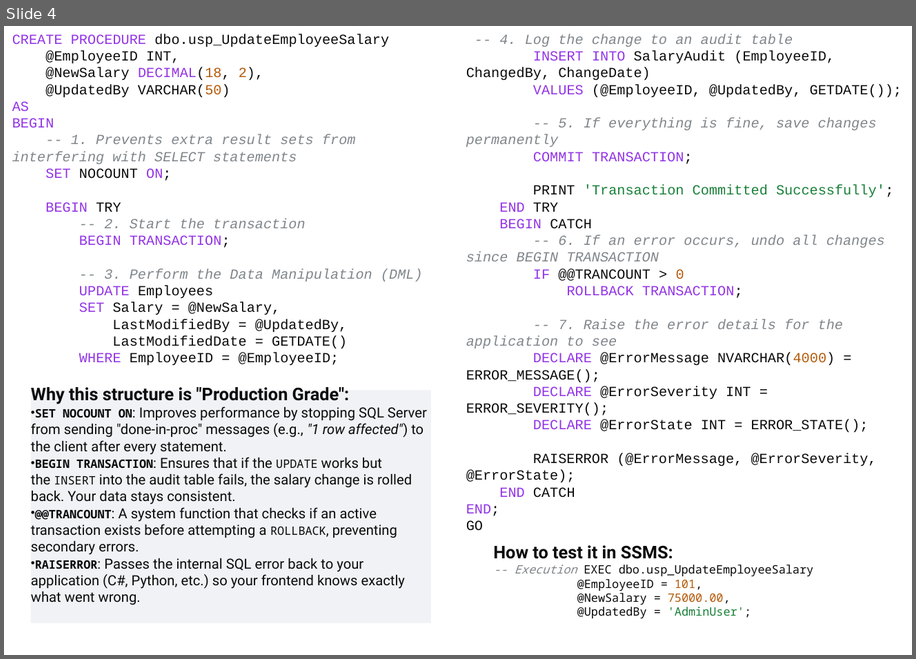
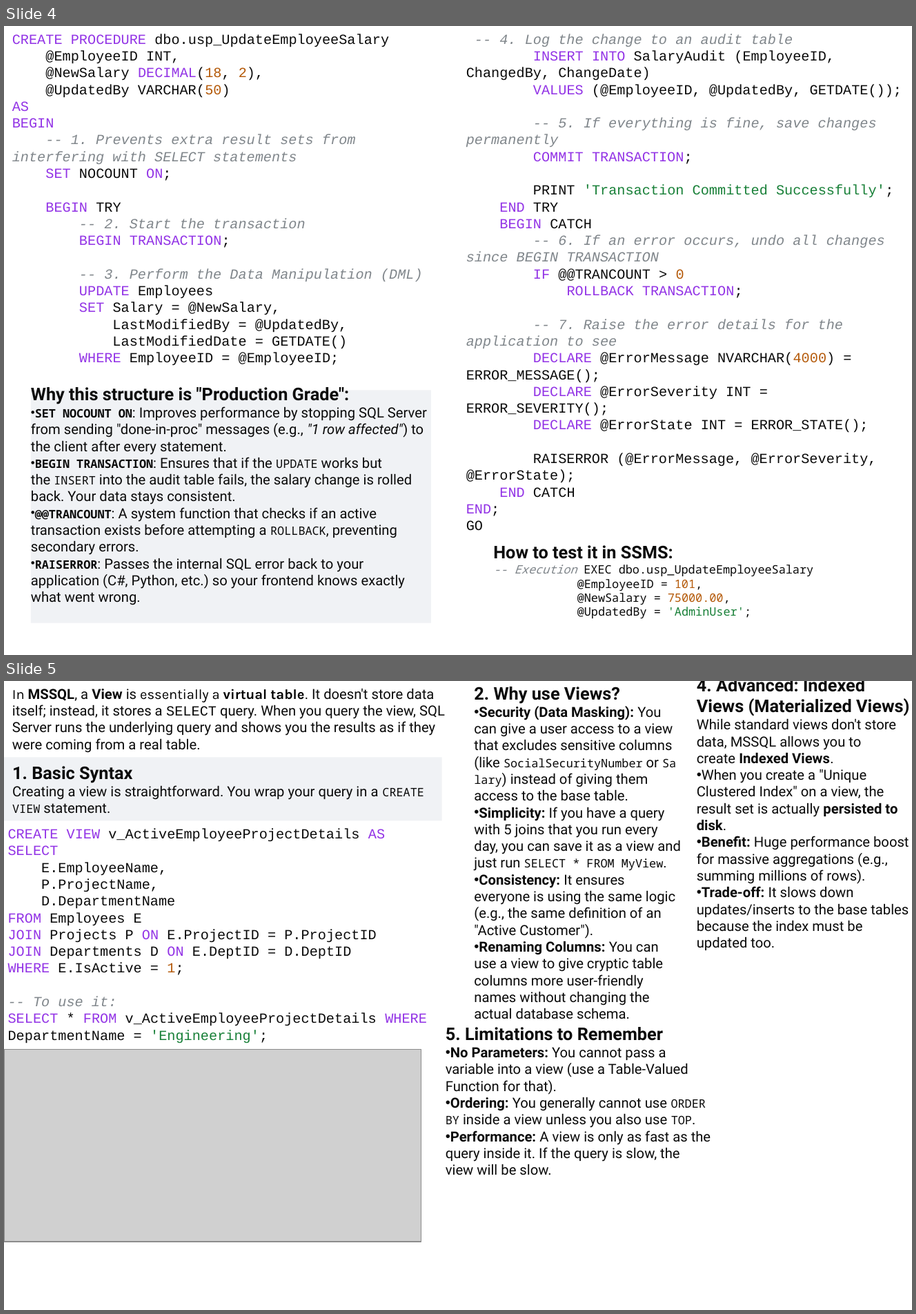
Before and after one commit to umalavanya/FullStackDevelopement_JavaSpring_SQL_ReactProjects, a slide deck: UmaTeachingMaterial/SQL/SQL-Uma-self-Notes.pptx. Shown one above the other, each under a label of ours: slide 4 before the commit, slides 4 and 5 after it. The pictures are 916x659 and 916x1314 pixels, drawn with LibreOffice and Linux fonts; fonts in the diff are those of the drawing; grey boxes stand for pictures. Boxes give left, top, right and bottom in pixels: in the first picture for what was removed or moved away, otherwise in the second. Text is boxed around its words. In the diff, an @@ line names an element or a change of style, - is before the commit and + after.

```diff
--- a/UmaTeachingMaterial/SQL/SQL-Uma-self-Notes.pptx
+++ b/UmaTeachingMaterial/SQL/SQL-Uma-self-Notes.pptx
@@ slide 5 added at (4, 681, 912, 1310), background #FFFFFF @@
@@ text added at (12, 688, 445, 753), 12 pt, text #0A0A0A @@
+In MSSQL, a View is essentially a virtual table. It doesn't store data itself; instead, it stores a SELECT query. When you query the view, SQL Server runs the underlying query and shows you the results as if they were coming from a real table.
@@ text added at (474, 687, 681, 1019), 12 pt, text #0A0A0A @@
+2. Why use Views?
+• Security (Data Masking): You can give a user access to a view that excludes sensitive columns (like SocialSecurityNumber or Salary) instead of giving them access to the base table.
+• Simplicity: If you have a query with 5 joins that you run every day, you can save it as a view and just run SELECT * FROM MyView.
+• Consistency: It ensures everyone is using the same logic (e.g., the same definition of an "Active Customer").
+• Renaming Columns: You can use a view to give cryptic table columns more user-friendly names without changing the actual database schema.
@@ text added at (697, 681, 909, 950), 12 pt, text #0A0A0A @@
+4. Advanced: Indexed Views (Materialized Views)
+While standard views don't store data, MSSQL allows you to create Indexed Views.
+• When you create a "Unique Clustered Index" on a view, the result set is actually persisted to disk.
+• Benefit: Huge performance boost for massive aggregations (e.g., summing millions of rows).
+• Trade-off: It slows down updates/inserts to the base tables because the index must be updated too.
@@ rectangle added at (4, 758, 441, 821), fill #F0F2F5, 12 pt, text #0A0A0A @@
+1. Basic Syntax
+Creating a view is straightforward. You wrap your query in a CREATE VIEW statement.
@@ text added at (8, 829, 427, 1043), 12 pt, text #0A0A0A @@
+CREATE VIEW v_ActiveEmployeeProjectDetails AS
+SELECT
+E.EmployeeName,
+P.ProjectName,
+D.DepartmentName
+FROM Employees E
+JOIN Projects P ON E.ProjectID = P.ProjectID
+JOIN Departments D ON E.DeptID = D.DeptID
+WHERE E.IsActive = 1;
+-- To use it:
+SELECT * FROM v_ActiveEmployeeProjectDetails WHERE DepartmentName = 'Engineering';
@@ text added at (446, 1027, 711, 1175), 12 pt, text #0A0A0A @@
+5. Limitations to Remember
+• No Parameters: You cannot pass a variable into a view (use a Table-Valued Function for that).
+• Ordering: You generally cannot use ORDER BY inside a view unless you also use TOP.
+• Performance: A view is only as fast as the query inside it. If the query is slow, the view will be slow.
@@ picture added at (4, 1049, 421, 1241) @@
```
Also in this commit, not shown: 7 other slides added, 8 slides removed.
